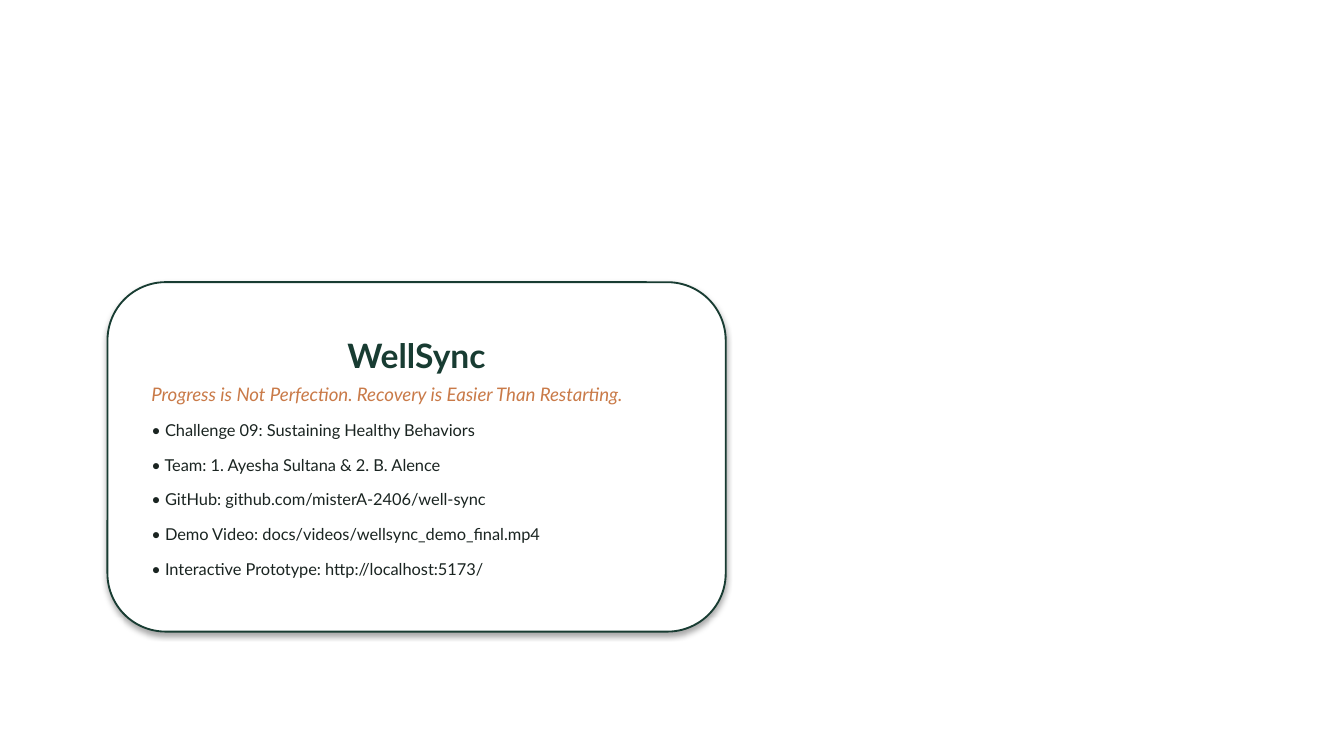
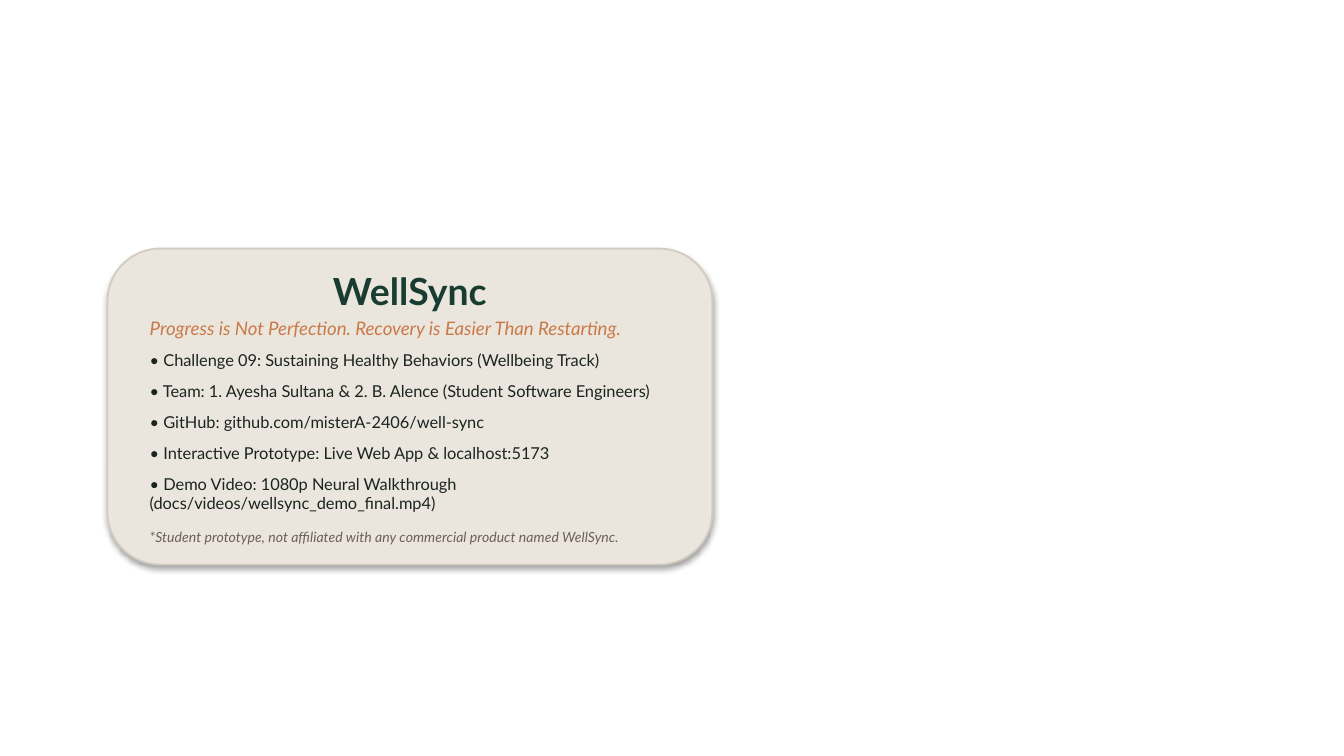
Before and after one commit to misterA-2406/well-sync, a slide deck: slide 16 of docs/WellSync_Future_Health_Submission_Pitch_Deck.pptx. Drawn at 1344x756 pixels with LibreOffice and Linux fonts; fonts in the diff are those of the drawing; background and template pictures are left out. Boxes give left, top, right and bottom in pixels: in the first picture for what was removed or moved away, otherwise in the second. Text is boxed around its words. In the diff, an @@ line names an element or a change of style, - is before the commit and + after.

Commit message:
docs: add comprehensive system architecture and behavioral workflow diagrams

```diff
--- a/docs/WellSync_Future_Health_Submission_Pitch_Deck.pptx
+++ b/docs/WellSync_Future_Health_Submission_Pitch_Deck.pptx
@@ rounded rectangle "WellSync" resized from (x1=108, y1=282, x2=726, y2=632) to (x1=108, y1=249, x2=712, y2=564) @@
@@ rounded rectangle "WellSync" at (x1=108, y1=249, x2=712, y2=564): fill #FFFFFF to #EBE6DD; outline #183C32 1 pt to #D4CCC2 1 pt @@
@@ text in rounded rectangle at (x1=150, y1=277, x2=621, y2=339): size 18 to 20 pt in "WellSync"; less space between paragraphs @@
@@ text in rounded rectangle at (x1=150, y1=353, x2=650, y2=545): text changed @@
-• Challenge 09: Sustaining Healthy Behaviors
-• Team: 1. Ayesha Sultana & 2. B. Alence
-• GitHub: github.com/misterA-2406/well-sync
-• Demo Video: docs/videos/wellsync_demo_final.mp4
-• Interactive Prototype: http://localhost:5173/
+• Challenge 09: Sustaining Healthy Behaviors (Wellbeing Track)
+• Team: 1. Ayesha Sultana & 2. B. Alence (Student Software Engineers)
+• GitHub: github.com/misterA-2406/well-sync
+• Interactive Prototype: Live Web App & localhost:5173
+• Demo Video: 1080p Neural Walkthrough (docs/videos/wellsync_demo_final.mp4)
+*Student prototype, not affiliated with any commercial product named WellSync.
```
Also in this commit, not shown: 3 other files.
